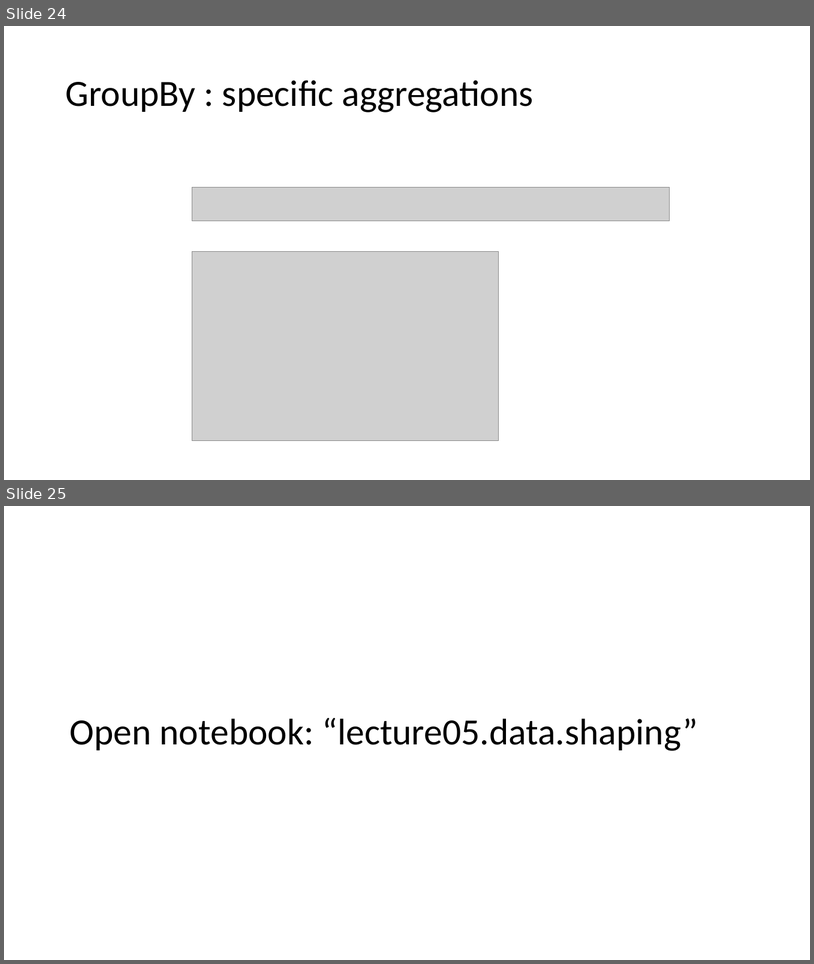
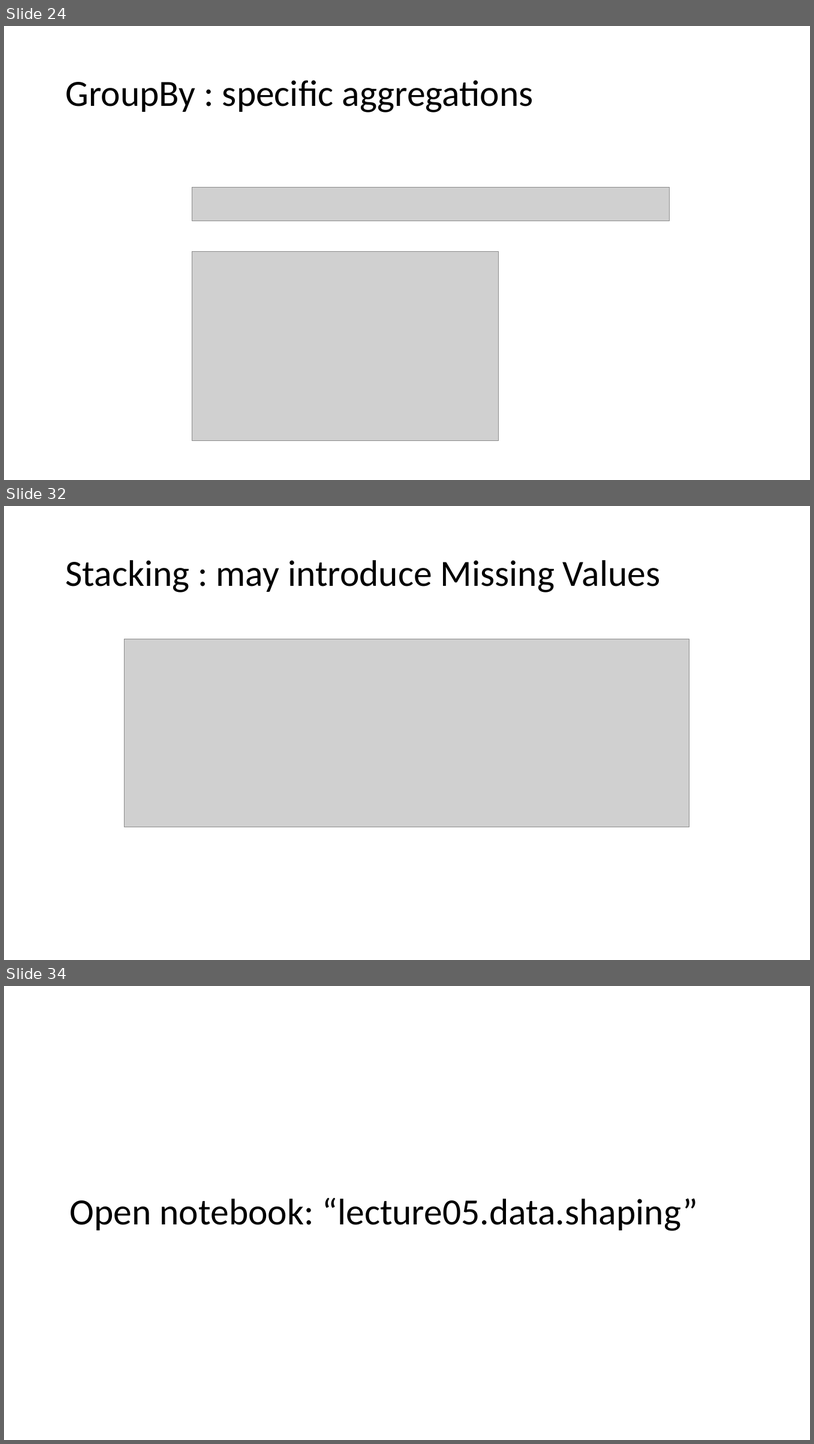
Before and after one commit to philmui/datascience2016fall, a slide deck: lecture05.viz.data.shaping/lecture05.pptx. Shown one above the other, each under a label of ours: slides 24 and 25 before the commit, slides 24, 32 and 34 after it; the slides between them are not shown. The pictures are 814x964 and 814x1444 pixels, drawn with LibreOffice and Linux fonts; fonts in the diff are those of the drawing; grey boxes stand for pictures. Boxes give left, top, right and bottom in pixels: in the first picture for what was removed or moved away, otherwise in the second. Text is boxed around its words. In the diff, an @@ line names an element or a change of style, - is before the commit and + after.

```diff
--- a/lecture05.viz.data.shaping/lecture05.pptx
+++ b/lecture05.viz.data.shaping/lecture05.pptx
@@ slide 32 added at [4, 506, 810, 960], background #FFFFFF @@
@@ title added at [65, 560, 660, 592], 44 pt, text #000000 @@
+Stacking : may introduce Missing Values
@@ picture added at [125, 639, 690, 826] @@
@@ what was slide 25 is now slide 34 @@
```
Also in this commit, not shown: 8 other slides added.
